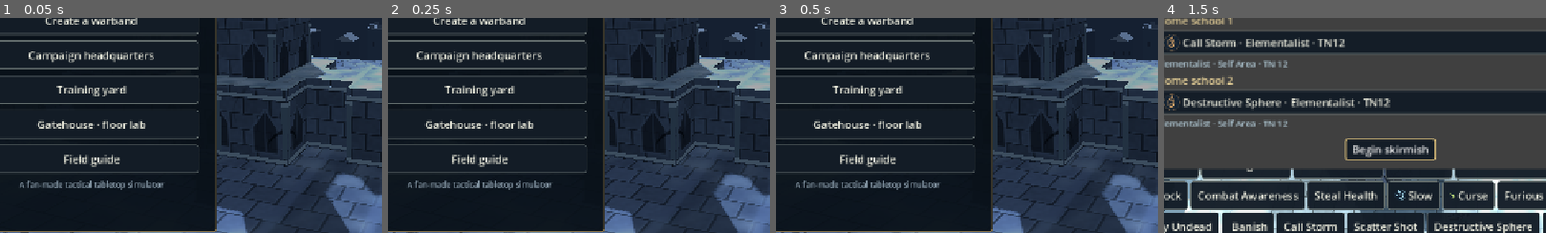
Above: before the commit, frames 1-4 (left to right).
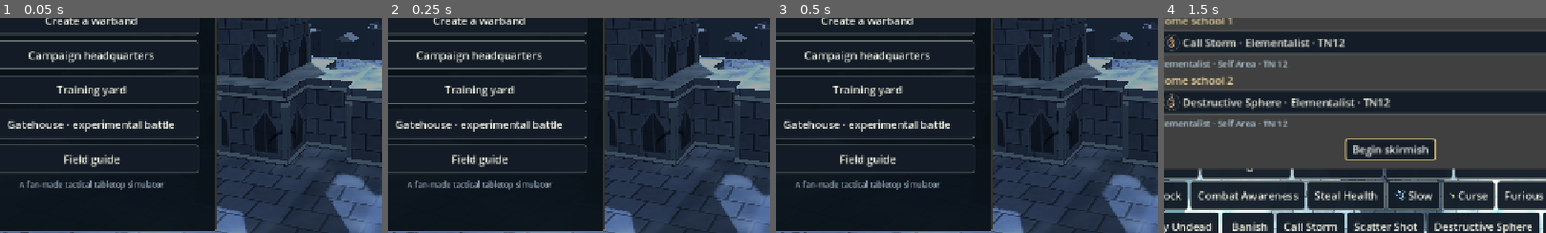
Above: after the commit, the same moments.

Repository: drag0nblad3/Frostgame
Game: Godot game, scene res://scenes/title.tscn
The game is run twice, just before and just after one commit, with the same random seed, the same clock (stepped at 60 frames per second) and the same inputs.
Inputs:
- Up to frame 1 (0.05 s): no input
- Up to frame 2 (0.25 s): no input
- Up to frame 3 (0.5 s): no input
- Up to frame 4 (1.5 s): click "Create a warband" at 0.5 s; click "Move" at 1.25 s
The pictures show only the part of the screen within x 7-57%, y 46-96%; the shares and areas given below are measured in that part.

The runs differ from the first frame. In frame 1, 1.0% of the frame differs, in the area x 2-46%, y 47-53%; in frame 2, 1.0%; in frame 3, 1.0%; in frame 4, nothing differs.

Commit message:
Expose playable layered Gatehouse skirmish with combat, spell targeting, floor cutaways and visual tests

Diff:
--- /dev/null
+++ b/scenes/layered_skirmish.tscn
@@ -0,0 +1,6 @@
+[gd_scene load_steps=2 format=3]
+
+[ext_resource type="Script" path="res://src/view/layered_skirmish.gd" id="1"]
+
+[node name="LayeredSkirmish" type="Node3D"]
+script = ExtResource("1")
--- a/src/core/state/layered_magic.gd
+++ b/src/core/state/layered_magic.gd
@@ -12,7 +12,14 @@
 	if not c._magic.available_spell(f,"teleport") or Contact.in_combat(s.figures,f) or f.spell_effects.has("blinding_light") or s.group.in_progress():
 		return false
 	var layout := FloorLayout.from_dict(s.board.floor_layout)
-	if not layout.errors.is_empty() or not LayeredGrid.new(layout,f,s.figures).open(n):
+	return can_teleport_with(c,n,layout,LayeredGrid.new(layout,f,s.figures))
+
+
+## Reuses geometry for UI preview. Commit still runs complete action checks.
+static func can_teleport_with(c: GameController,n: Vector3i,layout: FloorLayout,grid: LayeredGrid) -> bool:
+	var s := c.state
+	var f := s.active()
+	if f==null or not layout.errors.is_empty() or not grid.open(n):
 		return false
 	var to := layout.world(n)
 	var from := Vector3(f.pos.x,f.elevation,f.pos.y)
--- /dev/null
+++ b/src/view/layered_skirmish.gd
@@ -0,0 +1,168 @@
+extends Node3D
+## Experimental playable skirmish; all actions use GameController.
+var controller: GameController
+var layout: FloorLayout
+var rig: CameraRig
+var art: LayeredGatehouseArt
+var player: EventPlayer
+var floor_choice: OptionButton
+var status: Label
+var controls: LayeredSkirmishControls
+var marks: MultiMeshInstance3D
+var targets := {}
+var _was_idle := false
+
+
+func _ready() -> void:
+	controller=LayeredBattle.create(FigureDb.load_files(),TerrainDb.load_file(),17)
+	var s := controller.state
+	layout=FloorLayout.from_dict(s.board.floor_layout)
+	art=LayeredGatehouseArt.new()
+	add_child(art)
+	art.build(layout)
+	var atmosphere := BattleAtmosphere.new()
+	add_child(atmosphere)
+	atmosphere.configure(s.board,"treasure_skirmish")
+	rig=CameraRig.new()
+	add_child(rig)
+	rig.frame_board(s.board.size)
+	rig.tapped.connect(_tap)
+	player=EventPlayer.new()
+	player.state=s
+	add_child(player)
+	for f in s.figures:
+		var v := FigureView.new()
+		player.add_child(v)
+		v.setup(f,s.side_names[f.side])
+		player.views[f.id]=v
+	controller.event_emitted.connect(player.push)
+	player.build_treasures()
+	for token in s.treasures:
+		var mesh: MeshInstance3D = player.treasure_views[token.id]
+		mesh.position=layout.world(layout.node(token.surface_id,token.pos))+Vector3.UP*0.25
+	marks=MultiMeshInstance3D.new()
+	add_child(marks)
+	_ui()
+	refresh()
+
+
+func _ui() -> void:
+	var layer := CanvasLayer.new()
+	add_child(layer)
+	var root := MarginContainer.new()
+	root.set_anchors_and_offsets_preset(Control.PRESET_FULL_RECT)
+	root.mouse_filter=Control.MOUSE_FILTER_IGNORE
+	root.theme=BattleTheme.create()
+	for edge: String in ["left","right","top","bottom"]:
+		root.add_theme_constant_override("margin_"+edge,10)
+	layer.add_child(root)
+	var col := VBoxContainer.new()
+	col.mouse_filter=Control.MOUSE_FILTER_IGNORE
+	root.add_child(col)
+	var row := HFlowContainer.new()
+	row.mouse_filter=Control.MOUSE_FILTER_IGNORE
+	col.add_child(row)
+	status=Label.new()
+	row.add_child(status)
+	floor_choice=OptionButton.new()
+	for surface in layout.surfaces:
+		floor_choice.add_item(surface.id.capitalize())
+	floor_choice.add_item("All floors")
+	floor_choice.select(layout.surfaces.size())
+	floor_choice.item_selected.connect(func(_i: int) -> void:refresh())
+	row.add_child(floor_choice)
+	for entry: Array in [["Title","res://scenes/title.tscn"],["Floor lab","res://scenes/layered_demo.tscn"]]:
+		var button := Button.new()
+		button.text=entry[0]
+		button.pressed.connect(_leave.bind(str(entry[1])))
+		row.add_child(button)
+	var space := Control.new()
+	space.mouse_filter=Control.MOUSE_FILTER_IGNORE
+	space.size_flags_vertical=Control.SIZE_EXPAND_FILL
+	col.add_child(space)
+	controls=LayeredSkirmishControls.new()
+	col.add_child(controls)
+	controls.setup(self)
+
+
+func _leave(path: String) -> void:
+	if player.idle():
+		get_tree().change_scene_to_file(path)
+
+
+func _process(_delta: float) -> void:
+	if player==null or controls==null:
+		return
+	var idle := player.idle()
+	if idle!=_was_idle:
+		_was_idle=idle
+		refresh()
+
+
+func refresh() -> void:
+	var index := floor_choice.selected
+	var all := index==layout.surfaces.size()
+	var chosen := "" if all else layout.surfaces[index].id
+	art.show_upper(all or chosen in ["upper","landing"])
+	var s := controller.state
+	for f in s.figures:
+		var view: FigureView = player.views[f.id]
+		view.visible=f.in_play() and (all or f.surface_id==chosen)
+	for t in s.treasures:
+		var model: MeshInstance3D = player.treasure_views[t.id]
+		model.visible=t.unresolved() and (all or t.surface_id==chosen or t.carrier_id>=0)
+	status.text="GATEHOUSE  •  Turn %d  |  %s  |  Loot %d:%d" % [s.turn,Phase.name_of(s.phase),s.secured_count(0),s.secured_count(1)]
+	controls.refresh()
+	targets.clear()
+	var active := s.active()
+	if all and active!=null:
+		chosen=active.surface_id
+	for n: Vector3i in controls.destinations:
+		if layout.surface_id(n)==chosen:
+			targets[n]=true
+	_draw()
+
+
+func _draw() -> void:
+	marks.visible=not targets.is_empty()
+	if targets.is_empty():
+		return
+	var shape := CylinderMesh.new()
+	shape.top_radius=0.15
+	shape.bottom_radius=0.15
+	shape.radial_segments=4
+	shape.height=0.025
+	var mat := StandardMaterial3D.new()
+	mat.shading_mode=BaseMaterial3D.SHADING_MODE_UNSHADED
+	mat.albedo_color=controls.marker_color()
+	shape.material=mat
+	var mm := MultiMesh.new()
+	mm.transform_format=MultiMesh.TRANSFORM_3D
+	mm.mesh=shape
+	mm.instance_count=targets.size()
+	var i := 0
+	for n: Vector3i in targets:
+		mm.set_instance_transform(i,Transform3D(Basis.IDENTITY,layout.world(n)+Vector3.UP*0.07))
+		i+=1
+	marks.multimesh=mm
+
+
+func _tap(at: Vector2) -> void:
+	if not player.idle():
+		return
+	if controls.tap_figure(at):
+		refresh()
+		return
+	var best: Variant = null
+	var distance := 24.0
+	for n: Vector3i in targets:
+		var p := layout.world(n)+Vector3.UP*0.07
+		if rig.camera.is_position_behind(p):
+			continue
+		var d := rig.camera.unproject_position(p).distance_to(at)
+		if d<distance:
+			best=n
+			distance=d
+	if best!=null:
+		controls.choose_destination(best)
+		refresh()
--- /dev/null
+++ b/src/view/layered_skirmish_controls.gd
@@ -0,0 +1,226 @@
+class_name LayeredSkirmishControls
+extends PanelContainer
+var scene: Node3D
+var c: GameController
+var destinations := {}
+var mode := "move"
+var hint: Label
+var log_line: Label
+var _buttons := {}
+var _cast_row: HBoxContainer
+var _empower: SpinBox
+
+
+func setup(host: Node3D) -> void:
+	scene=host
+	c=scene.controller
+	var col := VBoxContainer.new()
+	add_child(col)
+	log_line=Label.new()
+	log_line.text="Experimental skirmish • six figures, two treasures"
+	log_line.autowrap_mode=TextServer.AUTOWRAP_WORD_SMART
+	col.add_child(log_line)
+	hint=Label.new()
+	hint.autowrap_mode=TextServer.AUTOWRAP_WORD_SMART
+	col.add_child(hint)
+	var row := HFlowContainer.new()
+	col.add_child(row)
+	for entry: Array in [["move","Move"],["fight","Fight"],["shoot","Shoot"],["collect","Collect"],["exit","Extract"],["teleport","Teleport"],["reload","Reload"],["push_self","Withdraw"],["push_enemy","Push enemy"],["stay","Stay"],["end","End activation"],["rival","Rival activation"]]:
+		var b := Button.new()
+		b.text=entry[1]
+		b.custom_minimum_size.y=44
+		b.pressed.connect(command.bind(str(entry[0])))
+		row.add_child(b)
+		_buttons[entry[0]]=b
+	_cast_row=HBoxContainer.new()
+	col.add_child(_cast_row)
+	_empower=SpinBox.new()
+	_empower.min_value=0
+	_empower.step=1
+	_empower.prefix="Empower "
+	_cast_row.add_child(_empower)
+	var resolve := Button.new()
+	resolve.text="Resolve cast"
+	resolve.pressed.connect(_resolve)
+	_cast_row.add_child(resolve)
+	scene.player.line_logged.connect(func(line: String) -> void:log_line.text=line)
+
+
+func human() -> bool:
+	return not c.state.over and c.state.current_side()==0
+
+
+func marker_color() -> Color:
+	return Color(0.75,0.46,1.0) if mode=="teleport" else (Color(1.0,0.77,0.30) if mode=="exit" else Color(0.30,0.96,0.77))
+
+
+func refresh() -> void:
+	destinations.clear()
+	var s := c.state
+	var f := s.active()
+	var idle: bool = scene.player.idle()
+	for key: String in _buttons:
+		_buttons[key].visible=false
+	_cast_row.visible=idle and human() and not s.pending_cast.is_empty()
+	if s.over:
+		hint.text="Battle complete: "+("Draw" if s.winner<0 else s.side_names[s.winner]+" wins")
+		return
+	if not idle:
+		hint.text="Resolving action…"
+		return
+	if _cast_row.visible:
+		_empower.max_value=c.cast_max_empowerment()
+		_empower.value=0
+		hint.text="Teleport roll %d vs %d. Empower or resolve." % [s.pending_cast["total"],s.pending_cast["tn"]]
+		return
+	if s.push_winner>=0:
+		var winner := s.figure(s.push_winner)
+		if winner!=null and winner.side==0:
+			_show("push_self",c.can_push(true))
+			_show("push_enemy",c.can_push(false))
+			_show("stay",true)
+			hint.text="Choose the outcome of melee contact."
+			return
+		# Rival decisions after human attacks must resolve before further actions.
+		if not c.resolve_push(false):
+			c.stay_in_combat()
+		scene.call_deferred("refresh")
+		return
+	if not human():
+		_show("rival",true)
+		hint.text="Advance the rival warband one activation."
+		return
+	if f==null:
+		hint.text="Tap an eligible friendly figure to activate. Select a floor to reveal hidden figures."
+		return
+	hint.text="%s • %s • %.1f″ elevation • %d actions • %s" % [f.label(),f.surface_id.capitalize(),f.elevation,f.actions_left,mode.capitalize()]
+	_show("end",c.can_end_activation())
+	_show("move",c.can_move())
+	_show("reload",c.can_reload())
+	var exits: Array[Vector3i] = []
+	if f.treasure_id>=0:
+		exits=c.floor_exit_nodes()
+	_show("exit",not exits.is_empty())
+	var loot := false
+	for token in s.treasures:
+		loot=loot or c.can_pick_up(token.id)
+	_show("collect",loot)
+	var fight := false
+	var shoot := false
+	for t in s.figures:
+		fight=fight or c.can_fight(t.id)
+		shoot=shoot or c.can_shoot(t.id)
+	_show("fight",fight)
+	_show("shoot",shoot)
+	var teleport := CasterLoadout.is_caster(f.def.role) and c.can_act() and c._magic.available_spell(f,"teleport") and not Contact.in_combat(s.figures,f)
+	_show("teleport",teleport)
+	if mode=="move" and c.can_move():
+		var reach := c.layered_reach()
+		for n: Vector3i in reach.cost:
+			if n!=reach.start:
+				destinations[n]=true
+	elif mode=="exit":
+		for n in exits:
+			destinations[n]=true
+	elif mode=="teleport" and teleport:
+		_teleport_points(f)
+
+
+func _teleport_points(f: Figure) -> void:
+	var layout: FloorLayout = scene.layout
+	var index: int = scene.floor_choice.selected
+	if index>=layout.surfaces.size():
+		index=layout.index_of(f.surface_id)
+	var surface := layout.surfaces[index]
+	var grid := LayeredGrid.new(layout,f,c.state.figures)
+	for x in range(ceili(surface.rect.position.x/MoveGrid.STEP),floori(surface.rect.end.x/MoveGrid.STEP)+1):
+		for y in range(ceili(surface.rect.position.y/MoveGrid.STEP),floori(surface.rect.end.y/MoveGrid.STEP)+1):
+			var n := Vector3i(x,y,index)
+			if LayeredMagic.can_teleport_with(c,n,layout,grid):
+				destinations[n]=true
+
+
+func _show(key: String,enabled: bool) -> void:
+	_buttons[key].visible=true
+	_buttons[key].disabled=not enabled
+
+
+func _resolve() -> void:
+	c.finish_cast(int(_empower.value))
+	mode="move"
+	scene.refresh()
+
+
+func command(key: String) -> void:
+	if not scene.player.idle() or not _buttons.has(key) or _buttons[key].disabled or not _buttons[key].visible:
+		return
+	match key:
+		"move","fight","shoot","exit","teleport":
+			mode=key
+		"collect":
+			for token in c.state.treasures:
+				if c.can_pick_up(token.id):
+					c.pick_up(token.id)
+					break
+			mode="move"
+		"reload":
+			c.reload()
+		"push_self","push_enemy":
+			c.resolve_push(key=="push_self")
+		"stay":
+			c.stay_in_combat()
+		"end":
+			c.end_activation()
+			mode="move"
+		"rival":
+			Bot.play_activation(c)
+			mode="move"
+	scene.refresh()
+
+
+func tap_figure(screen: Vector2) -> bool:
+	if not human() or not scene.player.idle() or not c.state.pending_cast.is_empty() or c.state.push_winner>=0:
+		return false
+	var f := c.state.active()
+	if f!=null and mode not in ["fight","shoot"]:
+		return false
+	var chosen: Figure = null
+	var distance := 38.0
+	for t in c.state.figures:
+		var v: FigureView = scene.player.views[t.id]
+		if not t.in_play() or not v.visible:
+			continue
+		if f==null and not c.activatable().has(t):
+			continue
+		if f!=null and not (c.can_fight(t.id) if mode=="fight" else c.can_shoot(t.id)):
+			continue
+		var at := v.position+Vector3.UP*0.8
+		if scene.rig.camera.is_position_behind(at):
+			continue
+		var d: float = scene.rig.camera.unproject_position(at).distance_to(screen)
+		if d<distance:
+			chosen=t
+			distance=d
+	if chosen==null:
+		return false
+	if f==null:
+		c.activate(chosen.id)
+		mode="move"
+		scene.floor_choice.select(scene.layout.index_of(chosen.surface_id))
+	elif mode=="fight":
+		c.fight(chosen.id)
+	else:
+		c.shoot(chosen.id)
+	return true
+
+
+func choose_destination(n: Vector3i) -> void:
+	if not destinations.has(n) or not human() or not scene.player.idle():
+		return
+	match mode:
+		"move": c.move_on_floor(n)
+		"exit":
+			if c.exit_on_floor(n):
+				c.end_activation()
+			mode="move"
+		"teleport": c.teleport_on_floor(n)
--- a/src/view/title_scene.gd
+++ b/src/view/title_scene.gd
@@ -69,7 +69,7 @@
 	_button("warband","Create a warband")
 	_button("campaign","Campaign headquarters")
 	_button("training","Training yard")
-	_button("gatehouse","Gatehouse · floor lab")
+	_button("gatehouse","Gatehouse · experimental battle")
 	_button("guide","Field guide")
 	_label("A fan-made tactical tabletop simulator",13,Color(0.65,0.73,0.79))
 	var space := Control.new()
@@ -105,7 +105,7 @@
 	get_tree().root.set_meta(LAUNCH_KEY,key)
 	if key=="gatehouse":
 		get_tree().root.remove_meta(LAUNCH_KEY)
-		if get_tree().change_scene_to_file("res://scenes/layered_demo.tscn")!=OK:
+		if get_tree().change_scene_to_file("res://scenes/layered_skirmish.tscn")!=OK:
 			_launching=false
 		return
 	if get_tree().change_scene_to_file(BATTLE) != OK:
--- /dev/null
+++ b/tests/layered_skirmish_smoke.gd
@@ -0,0 +1,49 @@
+extends SceneTree
+
+
+func _initialize() -> void:
+	call_deferred("_run")
+
+
+func _run() -> void:
+	change_scene_to_file("res://scenes/layered_skirmish.tscn")
+	await scene_changed
+	var scene := current_scene
+	var c: GameController = scene.controller
+	if c.state.figures.size()!=6 or not scene.layout.errors.is_empty():
+		printerr("Invalid layered skirmish")
+		quit(1)
+		return
+	# Advance the rival if it won initiative, until the human can activate.
+	for i in range(6):
+		if c.state.current_side()==0:
+			break
+		Bot.play_activation(c)
+		scene.player._queue.clear()
+	if c.state.current_side()!=0 or c.activatable().is_empty():
+		printerr("No human activation")
+		quit(1)
+		return
+	var f: Figure = c.activatable()[0]
+	var v: FigureView = scene.player.views[f.id]
+	scene.floor_choice.select(scene.layout.index_of(f.surface_id))
+	scene.refresh()
+	var screen: Vector2 = scene.rig.camera.unproject_position(v.position+Vector3.UP*0.8)
+	if not scene.controls.tap_figure(screen):
+		printerr("Cannot activate human figure")
+		quit(1)
+		return
+	scene.player._queue.clear()
+	scene.refresh()
+	if c.state.active()!=f or scene.targets.is_empty():
+		printerr("No floor-specific move highlights")
+		quit(1)
+		return
+	var node: Vector3i = scene.targets.keys()[0]
+	scene.controls.choose_destination(node)
+	if f.moves_taken!=1 or f.actions_left!=1:
+		printerr("Movement command failed")
+		quit(1)
+		return
+	print("Layered skirmish smoke passed")
+	quit(0)
--- /dev/null
+++ b/tools/layered_capture.gd
@@ -0,0 +1,37 @@
+extends SceneTree
+var scene: Node3D
+var frames := 0
+var captured := false
+
+
+func _initialize() -> void:
+	call_deferred("_setup")
+
+
+func _setup() -> void:
+	change_scene_to_file("res://scenes/layered_skirmish.tscn")
+	await scene_changed
+	scene=current_scene
+
+
+func _process(_delta: float) -> bool:
+	if scene==null:
+		return false
+	frames+=1
+	if frames==45:
+		var image := root.get_texture().get_image()
+		if image==null or image.save_png("previews/gatehouse-upper.png")!=OK:
+			quit(1)
+			return true
+		scene.floor_choice.select(scene.layout.index_of("street"))
+		scene.refresh()
+		captured=true
+	if frames==80 and captured:
+		var image := root.get_texture().get_image()
+		if image==null or image.save_png("previews/gatehouse-cutaway.png")!=OK:
+			quit(1)
+			return true
+		print("Gatehouse captures complete")
+		quit(0)
+		return true
+	return false
Not shown, changed: docs/multifloor-plan.md
